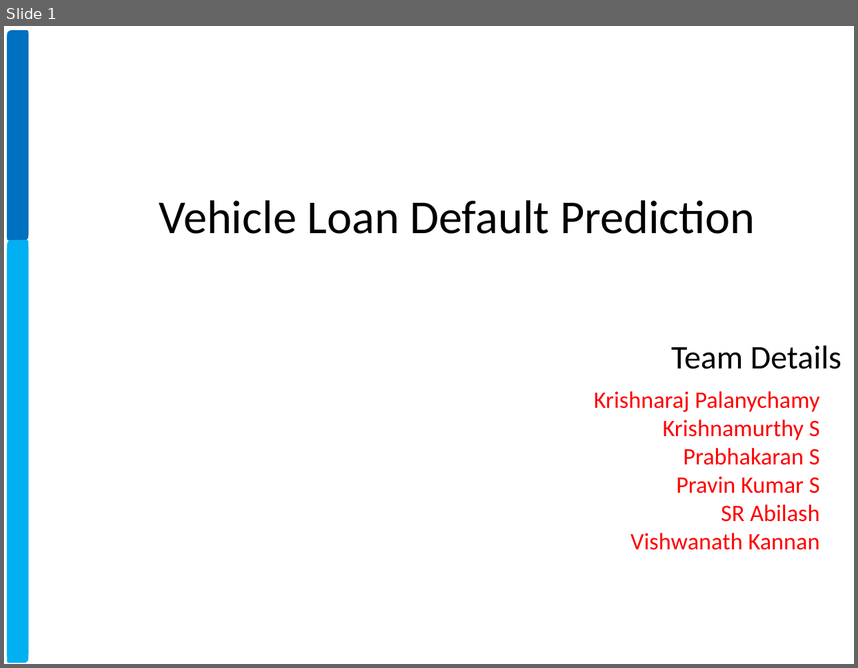
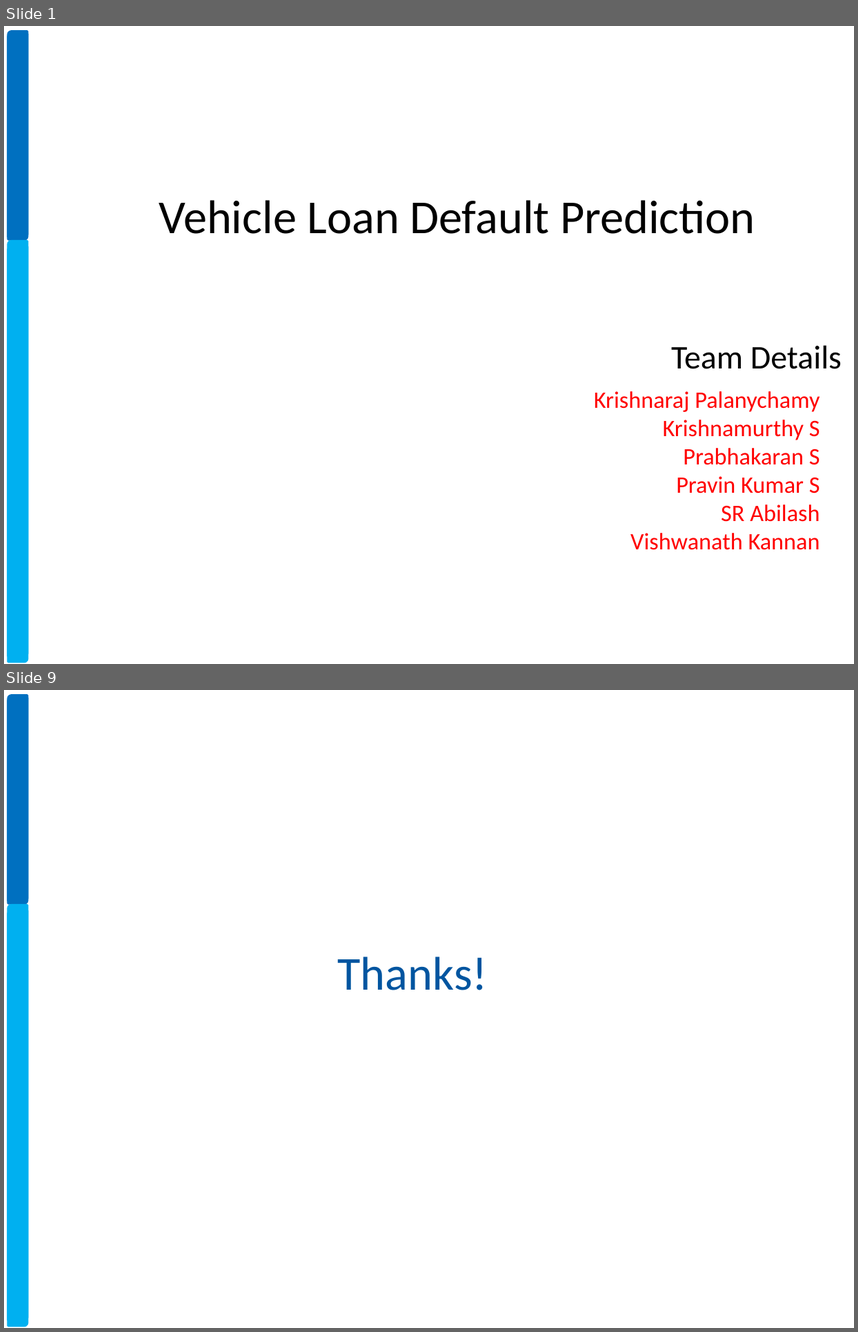
Before and after one commit to xavierigneous/Vehicle-Loan-Default-Prediction, a slide deck: Vehicle Loan Default Prediction.pptx. Shown one above the other, each under a label of ours: slide 1 before the commit, slides 1 and 9 after it; the slides between them are not shown. The pictures are 858x668 and 858x1332 pixels, drawn with LibreOffice and Linux fonts; fonts in the diff are those of the drawing; background and template pictures are left out. Boxes give left, top, right and bottom in pixels: in the first picture for what was removed or moved away, otherwise in the second. Text is boxed around its words. In the diff, an @@ line names an element or a change of style, - is before the commit and + after.

```diff
--- a/Vehicle Loan Default Prediction.pptx
+++ b/Vehicle Loan Default Prediction.pptx
@@ slide 9 added at (4,690,854,1328), background #FFFFFF; not listed: 2 template elements that a slide beside it also shows @@
@@ round diag rect added at (8,695,27,901), fill #0070C0, outline #0070C0 2 pt @@
@@ round diag rect added at (8,905,27,1320), fill #00B0F0, outline #00B0F0 2 pt @@
@@ text added at (338,956,488,990), 40 pt, text #0055A0 @@
+  Thanks!
```
Also in this commit, not shown: 6 slides changed, 2 slides removed, 4 other files.
